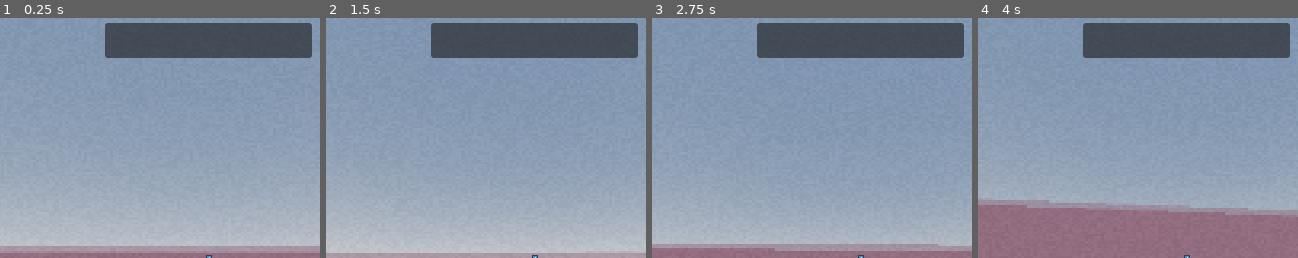
Above: before the commit, frames 1-4 (left to right).
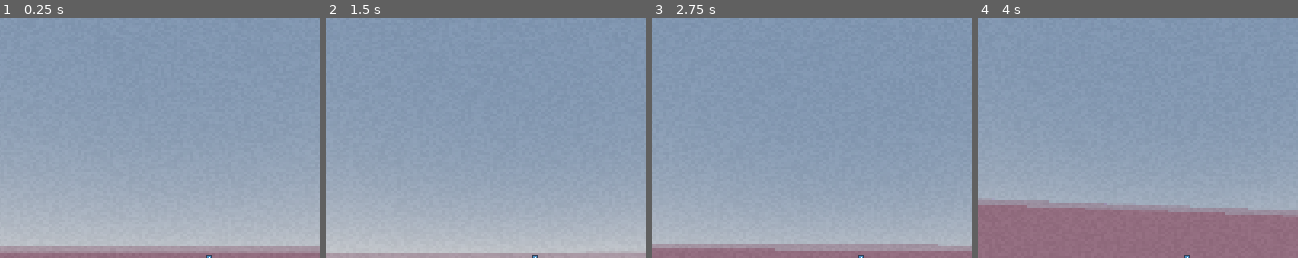
Above: after the commit, the same moments.

Repository: Zoey31/Garden
Game: Godot game, scene res://Scenes/main/world.tscn
Same seed, same stepped clock (60 frames per second), same inputs: the game is played once before the commit and once after it. The engine's default icon, where the game draws it, is replaced by a stand-in: a white triangle on a blue panel in a dark square.
Inputs (mouse positions are % of the whole screen's width and height, from its top left):
- Up to frame 1 (0.25 s): no input
- Up to frame 2 (1.5 s): tap Enter at 0.5 s; move the mouse to (55, 50) at 0.52 s; hold Shift (sprint) 0.53-1.28 s; hold W (up) from 0.53 s (still down); tap Space (jump) at 0.77 s; move the mouse to (45, 50) at 1.27 s; tap E (use) at 1.35 s
- Up to frame 3 (2.75 s): keep holding W (up); tap Space (jump) at 1.52 s; move the mouse to (52, 48) at 2.02 s; hold Shift (sprint) from 2.03 s (still down)
- Up to frame 4 (4 s): keep holding W (up); move the mouse to (49, 52) at 2.77 s; release Shift (sprint) at 2.78 s; tap E (use) at 2.85 s; tap Space (jump) at 3.02, 3.77 s; move the mouse to (58, 51) at 3.52 s; hold Shift (sprint) from 3.53 s (still down)
The pictures show only the part of the screen within x 17-67%, y 0-50%; the shares and areas given below are measured in that part.

The runs differ from the first frame. In frame 1, 9.4% of the frame differs, in the area x 32-98%, y 2-17%; in frame 2, 9.4%; in frame 3, 9.4%; in frame 4, 9.4%.

Commit message:
Add hiding feature for inventory

Diff:
--- a/gameObjects/player/in_game_gui.tscn
+++ b/gameObjects/player/in_game_gui.tscn
@@ -16,6 +16,7 @@
 mouse_force_pass_scroll_events = false
 script = ExtResource("1_h25ro")
 items_container = NodePath("MarginContainer/HBoxContainer/PanelContainer/MarginContainer/HBoxContainer")
+inventory_flow_animation = 3.0
 
 [node name="MarginContainer" type="MarginContainer" parent="Inventory"]
 layout_mode = 1
--- a/project.godot
+++ b/project.godot
@@ -67,6 +67,11 @@
 , Object(InputEventMouseButton,"resource_local_to_scene":false,"resource_name":"","device":-1,"window_id":0,"alt_presse …(244 unchanged characters)…
 ]
 }
+show_inventory={
+"deadzone": 0.2,
+"events": [Object(InputEventKey,"resource_local_to_scene":false,"resource_name":"","device":0,"window_id":0,"alt_pressed":false,"shift_pressed":false,"ctrl_pressed":false,"meta_pressed":false,"pressed":false,"keycode":0,"physical_keycode":81,"key_label":0,"unicode":0,"location":0,"echo":false,"script":null)
+]
+}
 
 [physics]
 
--- a/src/scripts/controller/player.gd
+++ b/src/scripts/controller/player.gd
@@ -58,7 +58,7 @@
 
 	return result
 
-func highlight(delta):
+func highlight(_delta):
 	var newHighlightObject = _raycast_objects(RAY_LENGTH)
 
 	if newHighlightObject and highlightTarget == newHighlightObject["collider"]:
--- a/src/scripts/ui/clickable.gd
+++ b/src/scripts/ui/clickable.gd
@@ -8,10 +8,10 @@
 	$"/root/SceneManager".reload_scene_signal.connect(_reload)
 	$"/root/SceneManager".load_scene_signal.connect(_load)
 
-func _load(sourceScene, targetScene, animator):
+func _load(_sourceScene, _targetScene, _animator):
 	_on_hover_end()
 
-func _reload(animator):
+func _reload(_animator):
 	_on_hover_end()
 
 func _on_use() -> void:
--- a/src/scripts/ui/graphical_inventory.gd
+++ b/src/scripts/ui/graphical_inventory.gd
@@ -3,12 +3,66 @@
 class_name GraphicalInventory
 
 @export var items_container: Container
+@onready var main_child: MarginContainer = $MarginContainer
 var item_wrapper: PackedScene = preload("res://gameObjects/elements/item_icon.tscn")
+var shift_value: float = 0
+var original_position: Vector2
+
+var time: float = 0
+var visible_time: float = 0
+@export var display_time: float = 1.0
+@export var inventory_flow_animation = 1.0
+@export var inventory_visible: bool = false
+var current_state: bool = false
+
 
 func _ready() -> void:
+	shift_value = main_child.size.y + 10
+	original_position = position
+	visible_time = 0
+
+	if inventory_visible:
+		time = 1.0
+		current_state = true
+	else:
+		time = 0.0
+		current_state = false
+
+	position = lerp(
+		Vector2(original_position.x, original_position.y - shift_value),
+		original_position,
+		time
+	)
+
 	if not items_container:
 		return
 	Inventory.updated.connect(refresh_items)
+	Inventory.updated.connect(turn_on_inventory)
+
+func _process(delta: float) -> void:
+	handle_input()
+	if inventory_visible != current_state:
+		if inventory_visible:
+			time += delta * inventory_flow_animation
+		else:
+			time -= delta * inventory_flow_animation
+
+		time = clampf(time, 0, 1)
+		if time >= 1.0 or time <= 0:
+			visible_time = 0
+			current_state = inventory_visible
+
+	if visible_time >= display_time:
+		inventory_visible = false
+		visible_time = 0
+	if inventory_visible:
+		visible_time += delta
+
+	position = lerp(
+		Vector2(original_position.x, original_position.y - shift_value),
+		original_position,
+		time
+	)
 
 func refresh_items():
 	if not items_container:
@@ -22,3 +76,11 @@
 
 		new_item_icon.texture = item.texture
 		items_container.add_child(new_item_icon)
+
+func turn_on_inventory():
+	inventory_visible = true
+	visible_time = 0
+
+func handle_input():
+	if Input.is_action_pressed("show_inventory"):
+		turn_on_inventory()
